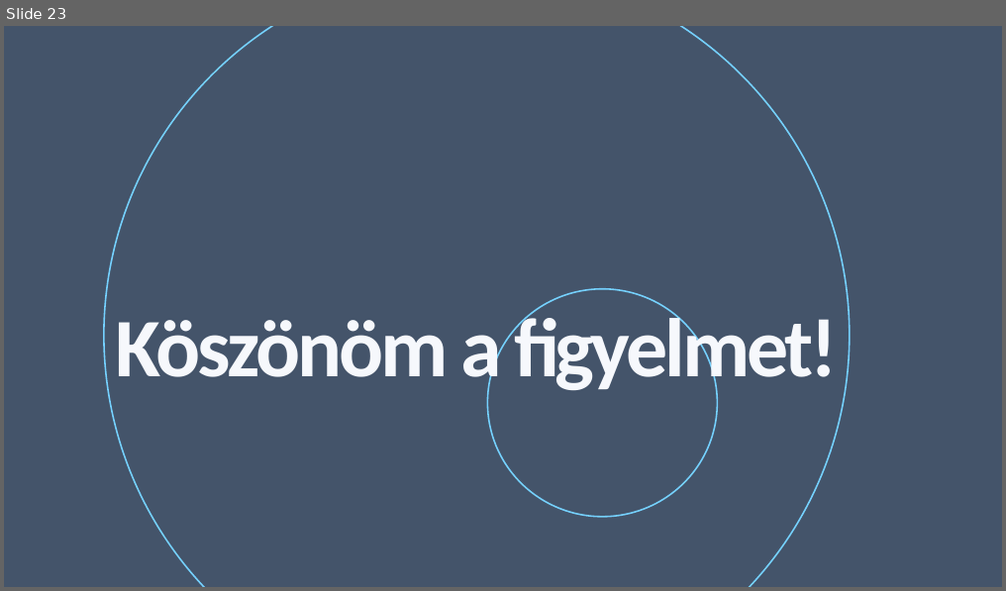
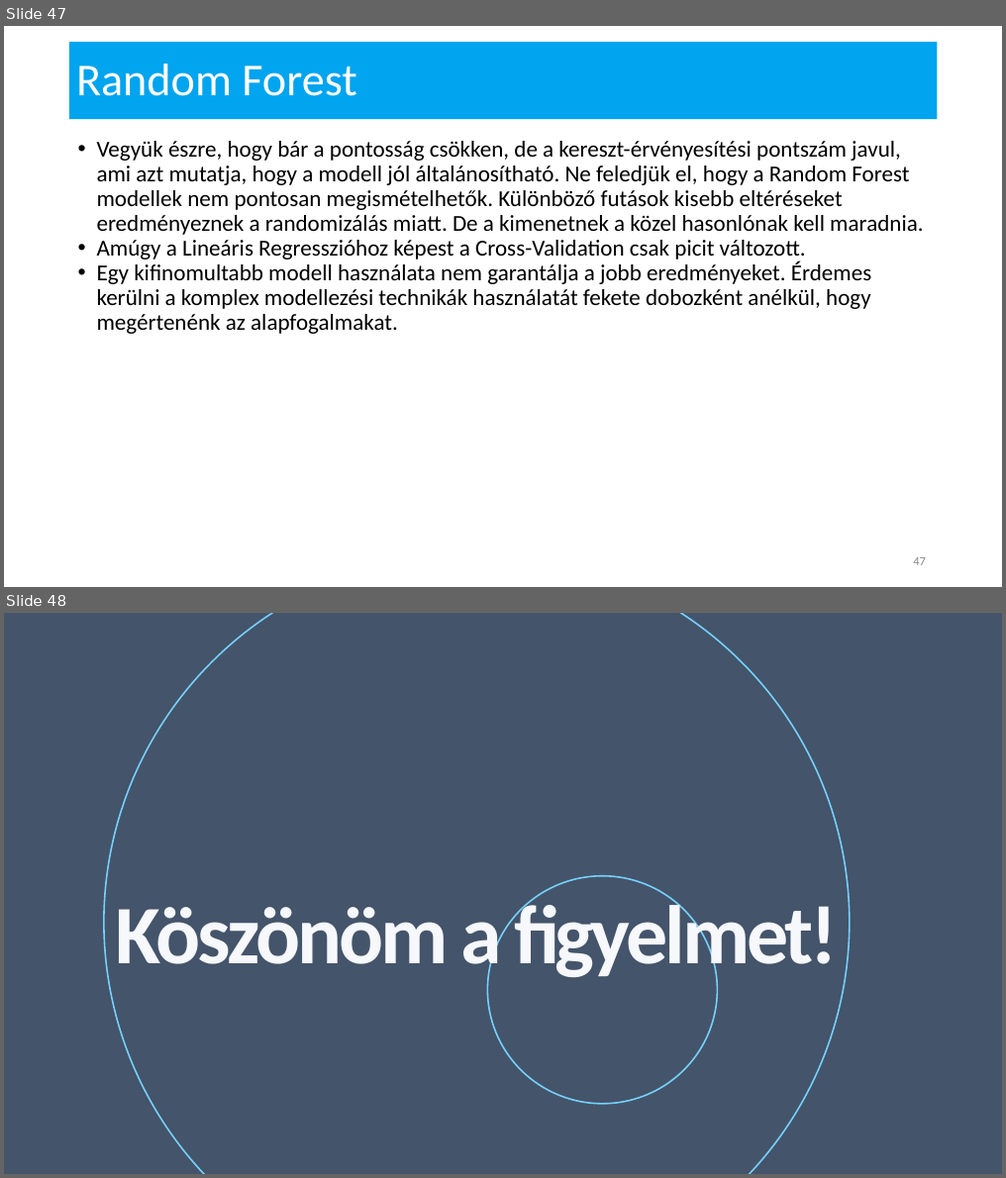
Before and after one commit to mshuedu/microsoft-ai-curriculum, a slide deck: 06-Azure Notebooks alapok/MI-6 - Azure Notebooks.pptx. Shown one above the other, each under a label of ours: slide 23 before the commit, slides 47 and 48 after it. The pictures are 1006x591 and 1006x1178 pixels, drawn with LibreOffice and Linux fonts; fonts in the diff are those of the drawing; background and template pictures are left out. Boxes give left, top, right and bottom in pixels: in the first picture for what was removed or moved away, otherwise in the second. Text is boxed around its words. In the diff, an @@ line names an element or a change of style, - is before the commit and + after.

```diff
--- a/06-Azure Notebooks alapok/MI-6 - Azure Notebooks.pptx
+++ b/06-Azure Notebooks alapok/MI-6 - Azure Notebooks.pptx
@@ slide 47 added at bbox=[4, 26, 1002, 587], background #FFFFFF @@
@@ rectangle added at bbox=[69, 42, 938, 120], fill #00A4EF @@
@@ title added at bbox=[76, 64, 356, 96], 44 pt, text #FFFEFF @@
+Random Forest
@@ text added at bbox=[97, 141, 923, 334], 22 pt, text #000000 @@
+• Vegyük észre, hogy bár a pontosság csökken, de a kereszt-érvényesítési pontszám javul, ami azt mutatja, hogy a modell jól általánosítható. Ne feledjük el, hogy a Random Forest modellek nem pontosan megismételhetők. Különböző futások kisebb eltéréseket eredményeznek a randomizálás miatt. De a kimenetnek a közel hasonlónak kell maradnia.
+• Amúgy a Lineáris Regresszióhoz képest a Cross-Validation csak picit változott.
+• Egy kifinomultabb modell használata nem garantálja a jobb eredményeket. Érdemes kerülni a komplex modellezési technikák használatát fekete dobozként anélkül, hogy megértenénk az alapfogalmakat.
@@ page number added at bbox=[913, 558, 926, 566], 12 pt, text #8C8C8C @@
+47
@@ what was slide 23 is now slide 48 @@
```
Also in this commit, not shown: 1 slide changed, 24 other slides added, 27 other files.
